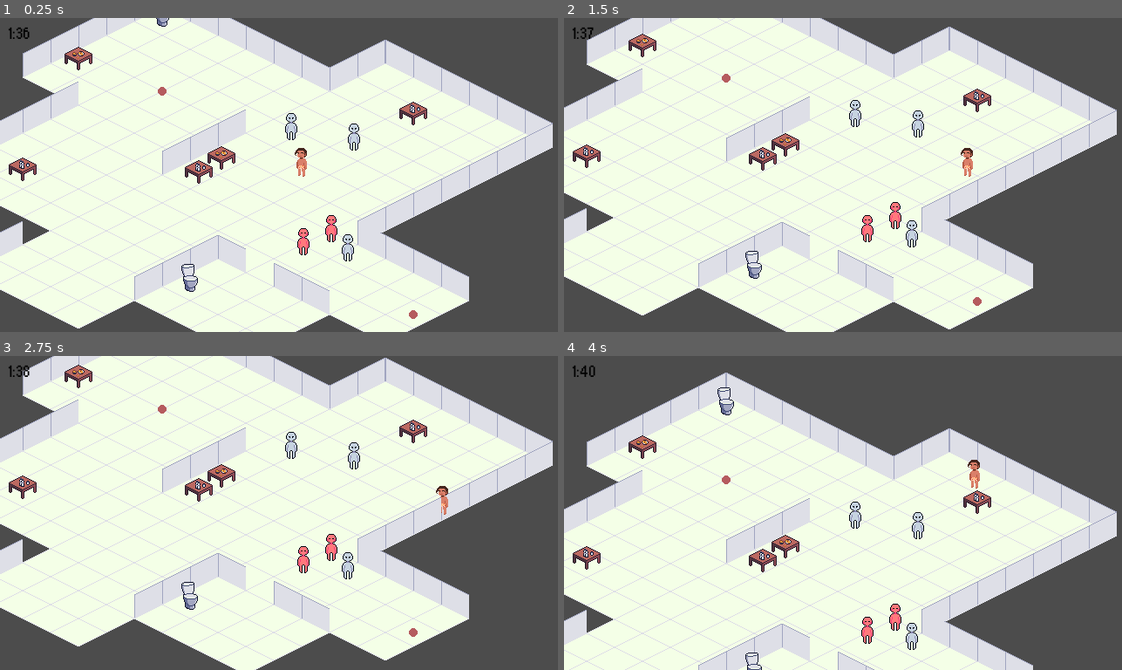
Above: before the commit, frames 1-4 (two rows, left to right).
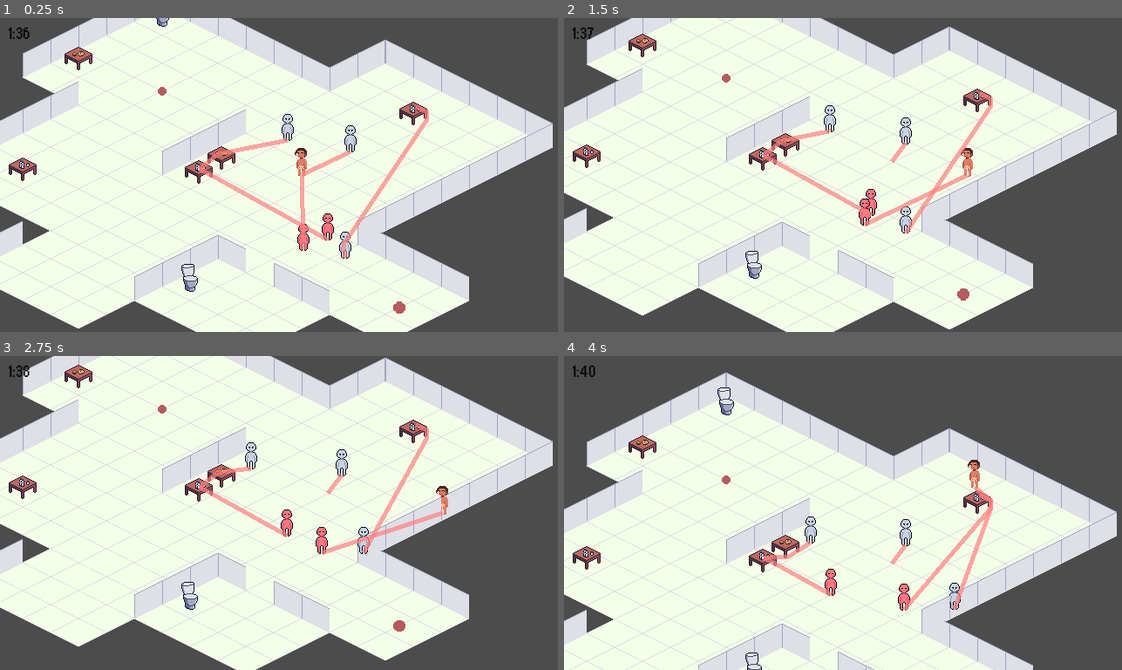
Above: after the commit, the same moments.

Repository: Boffl/language-game-prototype
Game: Godot game, scene res://Party.tscn
Two runs of this game, one before a commit and one after it. Both use one fixed random seed, a clock stepped at 60 frames per second and the inputs below.
Inputs:
- Up to frame 1 (0.25 s): no input
- Up to frame 2 (1.5 s): tap Enter (ui_accept) at 0.5, 0.6, 0.77, 1.07, 1.35 s; hold Right (ui_right) 0.53-1.28 s; hold Down (ui_down) from 1.28 s (still down)
- Up to frame 3 (2.75 s): tap Enter (ui_accept) at 1.52, 1.82, 2.1 s; release Down (ui_down) at 2.03 s; hold Right (ui_right) from 2.03 s (still down)
- Up to frame 4 (4 s): release Right (ui_right) at 2.78 s; hold Up (ui_up) 2.78-3.53 s; tap Enter (ui_accept) at 2.85, 3.02, 3.32, 3.6, 3.77 s; hold Left (ui_left) from 3.53 s (still down)

The runs differ from the first frame. In frame 1, 2.1% of the frame differs, in the area x 35-77%, y 27-96%; in frame 2, 2.4%, in the area x 35-77%, y 23-92%; in frame 3, 2.4%; in frame 4, 2.3%.

Commit message:
Guest now perform an action and calculate what to do after they finished. They also now perform actions like dance or talk on the player, so they dont keep chasing them. Guests can now leave.

Diff:
--- a/MainMenu/MainMenu.tscn
+++ b/MainMenu/MainMenu.tscn
@@ -39,9 +39,9 @@
 
 [node name="VBoxContainer" type="VBoxContainer" parent="CenterContainer"]
 margin_left = 246.0
-margin_top = 131.0
+margin_top = 117.0
 margin_right = 393.0
-margin_bottom = 229.0
+margin_bottom = 243.0
 
 [node name="StartButton" type="Button" parent="CenterContainer/VBoxContainer"]
 margin_right = 147.0
@@ -73,5 +73,10 @@
 value = 1.0
 ticks_on_borders = true
 
+[node name="Name" type="LineEdit" parent="CenterContainer/VBoxContainer"]
+margin_top = 102.0
+margin_right = 147.0
+margin_bottom = 126.0
+
 [connection signal="pressed" from="CenterContainer/VBoxContainer/StartButton" to="." method="_on_StartButton_pressed"]
 [connection signal="value_changed" from="CenterContainer/VBoxContainer/CenterContainer/VBoxContainer/GuestSlider" to="." method="_on_GuestSlider_value_changed"]
--- a/MainMenu/global_settings.gd
+++ b/MainMenu/global_settings.gd
@@ -6,3 +6,4 @@
 
 
 var nr_of_guests = 5
+var player_name = "Nikolaj"
--- /dev/null
+++ b/Objects/Furniture/ExitBeacon.tscn
@@ -0,0 +1,31 @@
+[gd_scene load_steps=4 format=2]
+
+[ext_resource path="res://Assets/beacon.png" type="Texture" id=1]
+
+[sub_resource type="CapsuleShape2D" id=1]
+radius = 20.0
+height = 16.0
+
+[sub_resource type="CapsuleShape2D" id=2]
+radius = 10.6666
+height = 6.66667
+
+[node name="Toilet" type="StaticBody2D" groups=["exits"]]
+
+[node name="Sprite" type="Sprite" parent="."]
+position = Vector2( 0, 2.75 )
+scale = Vector2( 1.5, 1.375 )
+texture = ExtResource( 1 )
+offset = Vector2( 0, -2 )
+
+[node name="CollisionShape2D" type="CollisionShape2D" parent="."]
+rotation = 1.5708
+scale = Vector2( 0.2, 0.2 )
+shape = SubResource( 1 )
+
+[node name="InteractionArea" type="Area2D" parent="."]
+
+[node name="CollisionShape2D" type="CollisionShape2D" parent="InteractionArea"]
+rotation = 1.5708
+scale = Vector2( 1.5, 1.5 )
+shape = SubResource( 2 )
--- a/Party.gd
+++ b/Party.gd
@@ -70,9 +70,6 @@
 
 
 
-func time_system():
-	pass
-
 
 func best_action(bot):
 	var actions = load("res://PartyGuest/Actions/all_actions.gd").new()
@@ -86,7 +83,7 @@
 	t.start()
 	yield(t, "timeout")
 
-	if bot.present:
-		best_action(bot)
-	else:
-		t.queue_free()
+#	if bot.present:
+#		best_action(bot)
+#	else:
+#		t.queue_free()
--- a/Party.tscn
+++ b/Party.tscn
@@ -15,6 +15,7 @@
 [ext_resource path="res://Objects/Furniture/WaterTable.tscn" type="PackedScene" id=13]
 [ext_resource path="res://Objects/Furniture/FoodTable.tscn" type="PackedScene" id=14]
 [ext_resource path="res://Pathfinding/Pathfinding.gd" type="Script" id=15]
+[ext_resource path="res://Objects/Furniture/ExitBeacon.tscn" type="PackedScene" id=16]
 
 [sub_resource type="TileSet" id=2]
 0/name = "Basic_Floor_Tile.png 0"
@@ -109,9 +110,6 @@
 [sub_resource type="CircleShape2D" id=6]
 radius = 8.0
 
-[sub_resource type="CircleShape2D" id=8]
-radius = 8.0
-
 [sub_resource type="Curve2D" id=4]
 _data = {
 "points": PoolVector2Array( 0, 0, 0, 0, 192, 112, 0, 0, 0, 0, 360, 24, 0, 0, 0, 0, 384, 96, 0, 0, 0, 0, 440, 72, 0, 0,  …(258 unchanged characters)…
@@ -254,24 +252,14 @@
 [node name="Toilet2" parent="YSort/Furniture" instance=ExtResource( 12 )]
 position = Vector2( 256, -48 )
 
-[node name="ExitBeacon" type="Area2D" parent="YSort/Furniture" groups=["exits"]]
-position = Vector2( 544, 288 )
-__meta__ = {
-"_edit_group_": true
-}
-
-[node name="Sprite" type="Sprite" parent="YSort/Furniture/ExitBeacon"]
-texture = ExtResource( 10 )
-
-[node name="CollisionShape2D" type="CollisionShape2D" parent="YSort/Furniture/ExitBeacon"]
-scale = Vector2( 0.6, 0.6 )
-shape = SubResource( 8 )
-
 [node name="FoodTable" parent="YSort/Furniture" instance=ExtResource( 14 )]
 position = Vector2( 324, 106 )
 
-[node name="FoodTable" parent="YSort/Furniture/FoodTable" instance=ExtResource( 14 )]
-position = Vector2( -164, -114 )
+[node name="FoodTable2" parent="YSort/Furniture" instance=ExtResource( 14 )]
+position = Vector2( 160, -8 )
+
+[node name="Toilet3" parent="YSort/Furniture" instance=ExtResource( 16 )]
+position = Vector2( 528, 280 )
 
 [node name="BotPath" type="Path2D" parent="YSort"]
 curve = SubResource( 4 )
--- a/PartyGuest/PartyGuest.gd
+++ b/PartyGuest/PartyGuest.gd
@@ -91,19 +91,21 @@
 	LinePath.set_default_color(Color(1, 0.5, 0.5, 0.7))
 	LinePath.set_width(5)
 
-	# timer for switching targets
-	timer_activity = Timer.new()
-	timer_activity.set_wait_time(rand_range(10, 20))
-	timer_activity.set_one_shot(false)
-	timer_activity.connect("timeout", self, "_on_timer_repetition")
-	self.add_child(timer_activity)
-	timer_activity.start()
+#	# timer for switching targets
+#	timer_activity = Timer.new()
+#	timer_activity.set_wait_time(rand_range(10, 20))
+#	timer_activity.set_one_shot(false)
+#	timer_activity.connect("timeout", self, "_on_timer_repetition")
+#	self.add_child(timer_activity)
+#	timer_activity.start()
 
 	# empty the stats display text
 	get_node("PartyGuestStats").set_text("")
 
 	#initialize prompt
 	prompt_init()
+
+	new_action(all_actions.best_action(self))
 
 
 
@@ -117,7 +119,8 @@
 	if can_move and target_object != "":
 		#target_coordinates = get_parent().get_node("Furniture/" + target_object).position
 		move_to(_delta, coordinates_of_target(target_object))
-
+	elif can_move and target_object == "":
+		wander()
 
 	# UPDATING STATS
 	hunger += 0.000001
@@ -149,41 +152,72 @@
 	""" For interacting with Furniture """
 
 	var message = ""
+	var wait_time = 0
 
 	# Exit: Leave the Party
 	if interaction_object.is_in_group("exits"):
+		print("Leaving")
 		self.queue_free()
 
 	# WaterTable
 	if interaction_object.is_in_group("watertables"):
-		message = "having a drink."
-		best_action.effect(self)
+		message = guest_name + " is having a drink."
+		wait_time = best_action.effect(self)
 
 	# Toilet
 	if interaction_object.is_in_group("toilets"):
-		message = "going to the toilet."
-		best_action.effect(self)
-
-
-	get_node("PartyGuestStats").set_text(guest_name + " is " + message)
-
-
-
-
-func _on_timer_repetition():
-
+		message = guest_name + " is going to the toilet."
+		wait_time = best_action.effect(self)
+
+
+	if interaction_object.is_in_group("foodtables"):
+		message = guest_name + " is eating something."
+		wait_time = best_action.effect(self)
+
+
+	if interaction_object.is_in_group("player"):
+		wait_time = best_action.effect(self)
+		message = guest_name + " wants to " + best_action.action_name + "."
+
+
+	if wait_time != 0:
+		can_move = false
+		get_node("ActivityTimer").wait_time = wait_time
+		get_node("ActivityTimer").start()
+
+
+	get_node("PartyGuestStats").set_text(message)
+
+
+
+
+
+
+func _on_ActivityTimer_timeout():
+	can_move = true
+	new_action(all_actions.best_action(self))
+
+
+
+
+
+func new_action(action_name):
 	best_action = all_actions.best_action(self)
-
 	if best_action.action_name == "drink water" or best_action.action_name == "drink alcohol":
 		target_object = 'watertables'
 	elif best_action.action_name == "vomit":
 		target_object = 'toilets'
+	elif best_action.action_name == "leave":
+		target_object = 'exits'
 	else:
-		target_object = "none"
-
+		target_object = 'player'
 
 	#target_object = possible_target_groups[randi() % len(possible_target_groups)]
 
+
+func wander():
+	""" Makes Party Guest wander around """
+	pass
 
 
 
@@ -217,8 +251,6 @@
 
 	var distance_to_walk = max_speed * delta
 	# following the path
-
-
 
 
 	if path.size() > 1:
--- a/PartyGuest/PartyGuest.tscn
+++ b/PartyGuest/PartyGuest.tscn
@@ -52,5 +52,9 @@
 custom_fonts/font = SubResource( 2 )
 text = "stats"
 
+[node name="ActivityTimer" type="Timer" parent="."]
+one_shot = true
+
 [connection signal="area_entered" from="PartyGuestArea" to="." method="_on_PartyGuestArea_area_entered"]
 [connection signal="area_exited" from="PartyGuestArea" to="." method="_on_PartyGuestArea_area_exited"]
+[connection signal="timeout" from="ActivityTimer" to="." method="_on_ActivityTimer_timeout"]
--- a/Player/Player.gd
+++ b/Player/Player.gd
@@ -13,6 +13,9 @@
 
 var can_move = true  # simple boolean, to stop movement, when talking
 var is_talking = false
+
+var partyGuest
+
 
 
 # Called when the node enters the scene tree for the first time.
@@ -51,10 +54,11 @@
 	if bodies.size() > 0 and bodies[0].get_parent().is_in_group('bots'):
 
 		get_node("InteractionLabel").show()
-		var partyGuest = bodies[0].get_parent()
+
 		# talking to the person
 		if Input.is_action_just_pressed("ui_accept"):
 			if not is_talking: # change the state only if not in state
+				partyGuest = bodies[0].get_parent()
 				is_talking = true
 				can_move = false
 				partyGuest.can_move = false
--- a/Player/Player.tscn
+++ b/Player/Player.tscn
@@ -15,7 +15,7 @@
 size = 11
 font_data = ExtResource( 3 )
 
-[node name="Player" type="KinematicBody2D"]
+[node name="Player" type="KinematicBody2D" groups=["Player", "player"]]
 script = ExtResource( 2 )
 
 [node name="CollisionShape2D" type="CollisionShape2D" parent="."]
@@ -27,7 +27,7 @@
 texture = ExtResource( 1 )
 offset = Vector2( 0, -14 )
 
-[node name="TalkingArea" type="Area2D" parent="."]
+[node name="TalkingArea" type="Area2D" parent="." groups=["player"]]
 
 [node name="CollisionShape2D" type="CollisionShape2D" parent="TalkingArea"]
 rotation = 1.5708
--- a/project.godot
+++ b/project.godot
@@ -104,8 +104,13 @@
 
 window/size/width=640
 window/size/height=360
+window/dpi/allow_hidpi=true
 window/stretch/mode="2d"
 window/stretch/aspect="keep"
+
+[global]
+
+hidpi=false
 
 [importer_defaults]
 
